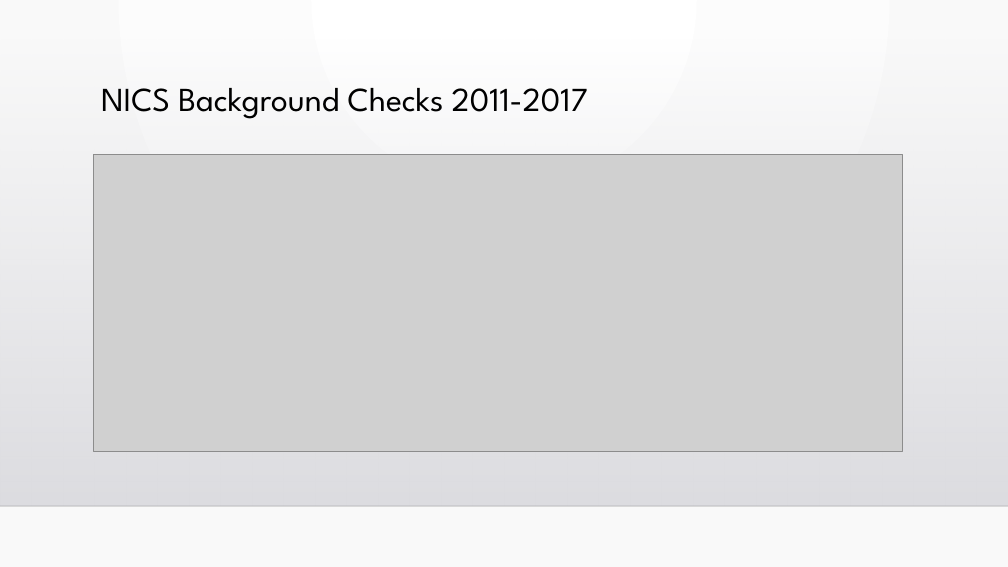
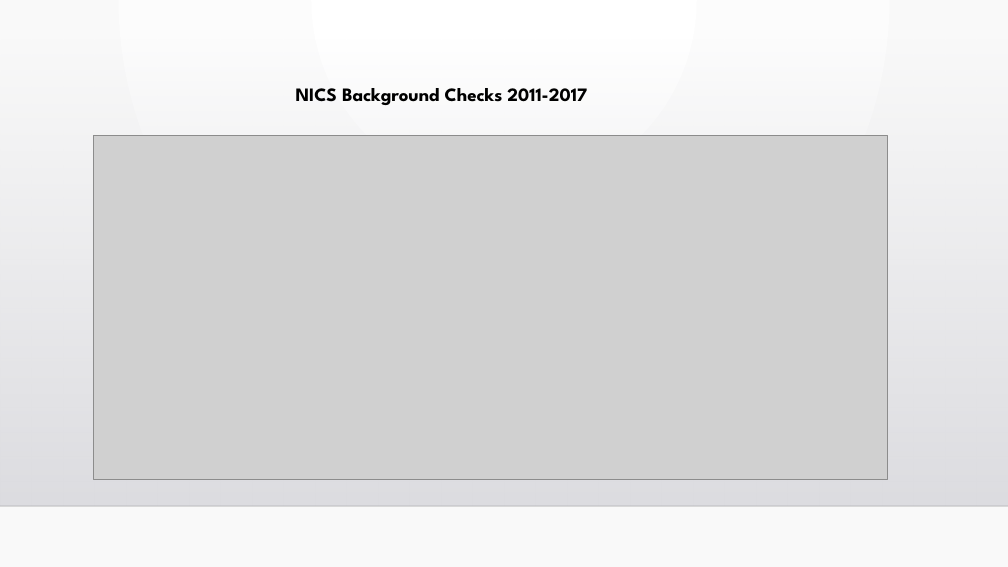
Before and after one commit to vabigdatamover/dream-team, a slide deck: slide 7 of Firearm Registration correlated to state_0725.pptx. Drawn at 1008x567 pixels with LibreOffice and Linux fonts; fonts in the diff are those of the drawing; grey boxes stand for pictures; background and template pictures are left out. Boxes give left, top, right and bottom in pixels: in the first picture for what was removed or moved away, otherwise in the second. Text is boxed around its words. In the diff, an @@ line names an element or a change of style, - is before the commit and + after.

```diff
--- a/Firearm Registration correlated to state_0725.pptx
+++ b/Firearm Registration correlated to state_0725.pptx
@@ title "NICS Background Checks 2011-2017": place and size @@
-title "NICS Background Checks 2011-2017" at box(101, 88, 588, 119)
+title "NICS Background Checks 2011-2017" at box(296, 88, 587, 105)
@@ title "NICS Background Checks 2011-2017" at box(296, 88, 587, 105): size 32 to 18 pt, bold on @@
@@ picture: place and size @@
-picture at box(94, 154, 903, 452)
+picture at box(94, 136, 888, 479)
```
Also in this commit, not shown: 3 other slides changed, 1 other file.
